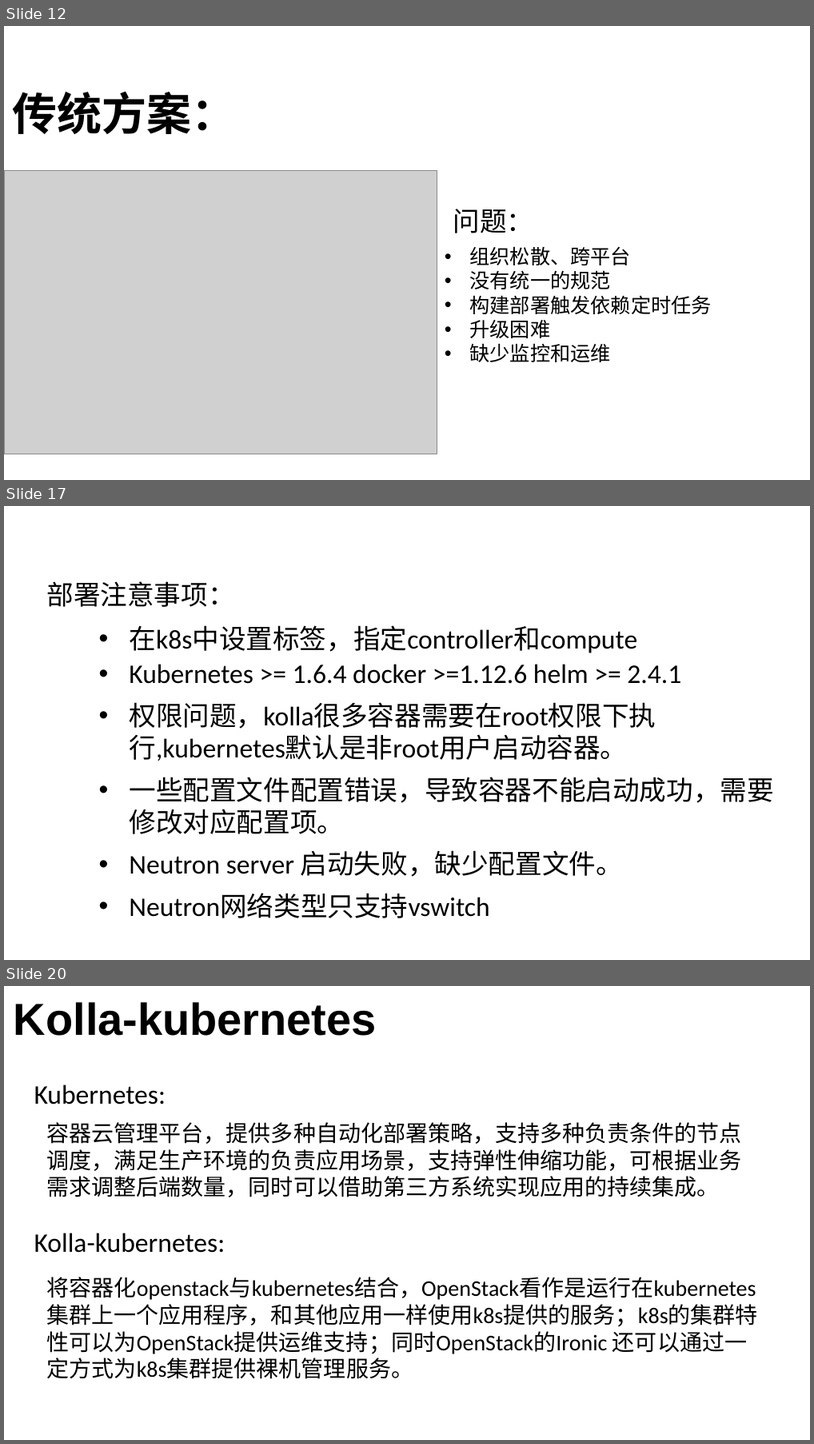
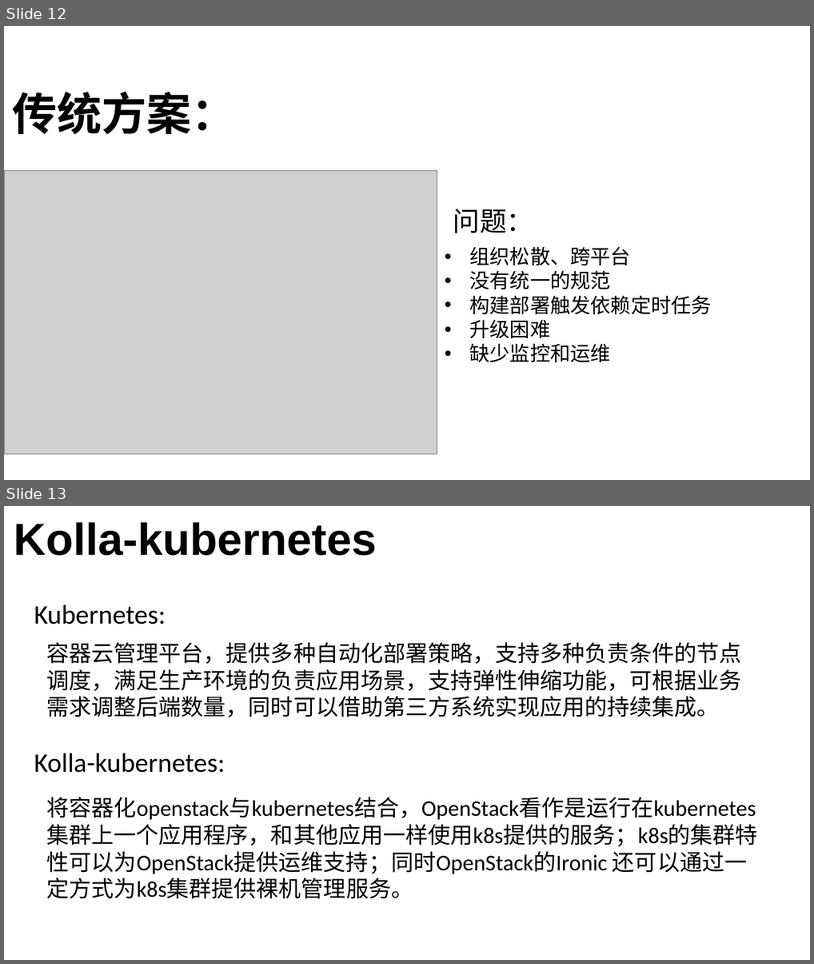
Before and after one commit to lyj7890/openinfra.session, a slide deck: OpenStack容器化持续集成与交付实践方案.pptx. Shown one above the other, each under a label of ours: slides 12, 17 and 20 before the commit, slides 12 and 13 after it; the slides between them are not shown. The pictures are 814x1444 and 814x964 pixels, drawn with LibreOffice and Linux fonts; fonts in the diff are those of the drawing; grey boxes stand for pictures; background and template pictures are left out. Boxes give left, top, right and bottom in pixels: in the first picture for what was removed or moved away, otherwise in the second. Text is boxed around its words. In the diff, an @@ line names an element or a change of style, - is before the commit and + after.

```diff
--- a/OpenStack容器化持续集成与交付实践方案.pptx
+++ b/OpenStack容器化持续集成与交付实践方案.pptx
@@ slide 17 removed at (4, 506, 810, 960), background picture (left out) @@
@@ text removed at (46, 581, 234, 607) @@
-部署注意事项：
@@ text removed at (129, 625, 638, 653) @@
-• 在k8s中设置标签，指定controller和compute
@@ text removed at (129, 664, 682, 684) @@
-• Kubernetes >= 1.6.4 docker >=1.12.6 helm >= 2.4.1
@@ text removed at (129, 702, 656, 760) @@
-• 权限问题，kolla很多容器需要在root权限下执行,kubernetes默认是非root用户启动容器。
@@ text removed at (129, 776, 774, 834) @@
-• 一些配置文件配置错误，导致容器不能启动成功，需要修改对应配置项。
@@ text removed at (129, 850, 623, 876) @@
-• Neutron server 启动失败，缺少配置文件。
@@ text removed at (129, 894, 490, 918) @@
-• Neutron网络类型只支持vswitch
@@ what was slide 20 is now slide 13 @@
```
Also in this commit, not shown: 6 other slides removed.
